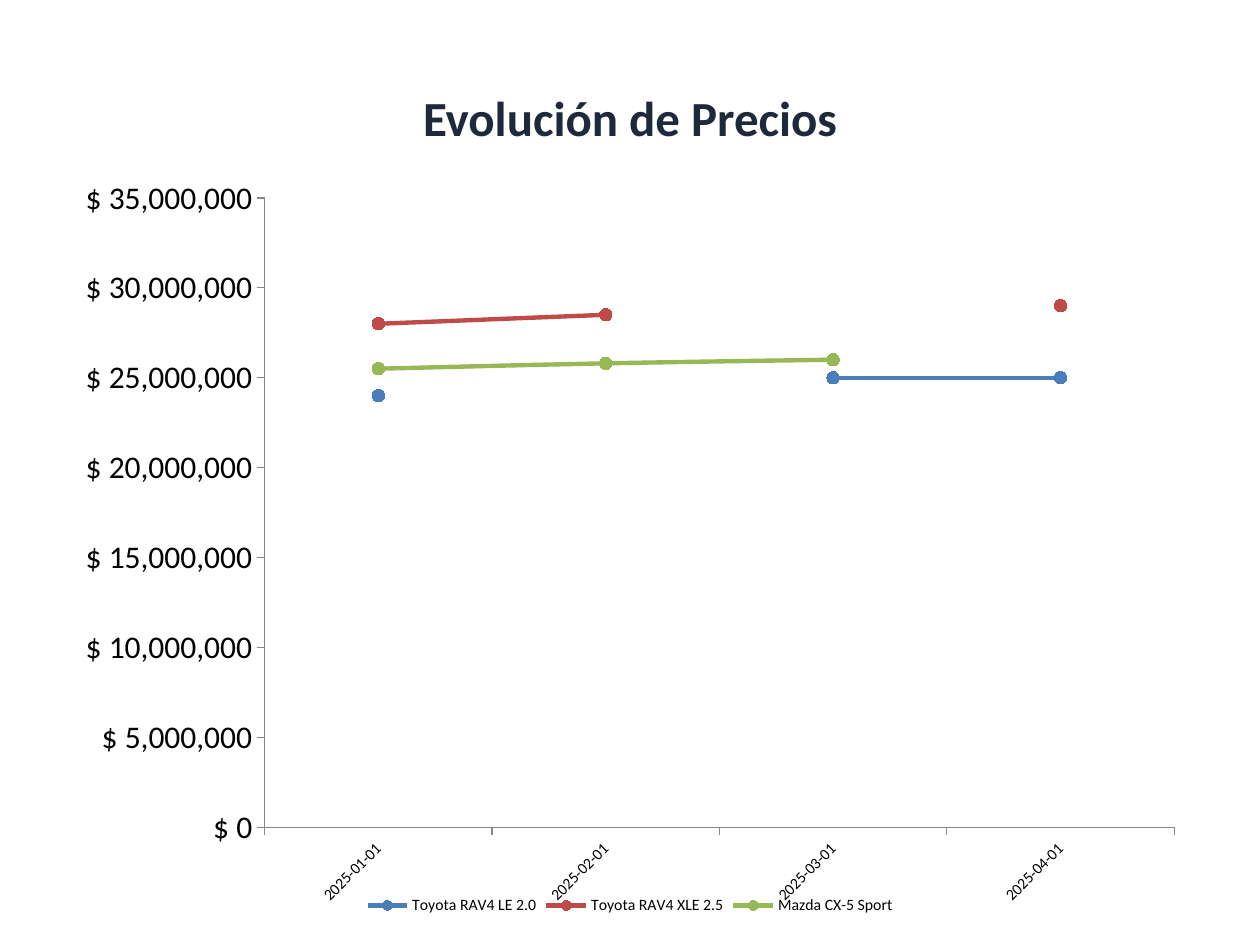
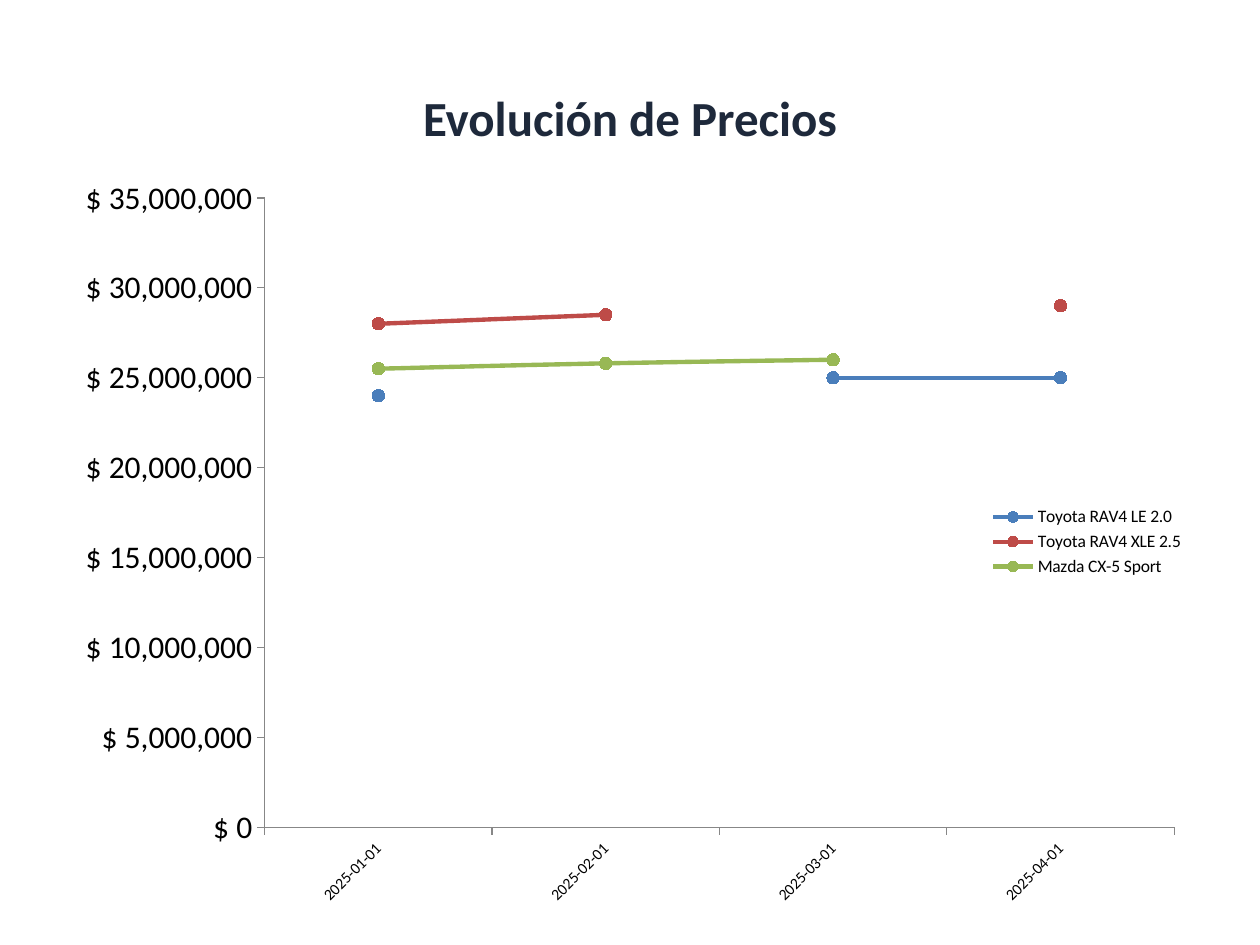
Before and after one commit to GabrielGlezG/PricingEngine, a slide deck: slide 4 of test_compare_full.pptx. Drawn at 1260x945 pixels with LibreOffice and Linux fonts; fonts in the diff are those of the drawing. Boxes give left, top, right and bottom in pixels: in the first picture for what was removed or moved away, otherwise in the second. Text is boxed around its words. In the diff, an @@ line names an element or a change of style, - is before the commit and + after.

Commit message:
feat: Introduce `ppt_shared` module to programmatically generate PowerPoint presentations with custom slides, tables, and charts.

```diff
--- a/test_compare_full.pptx
+++ b/test_compare_full.pptx
@@ line chart at (63,164,1197,920) @@
@@ legend changed @@
```
Also in this commit, not shown: 1 other file.
